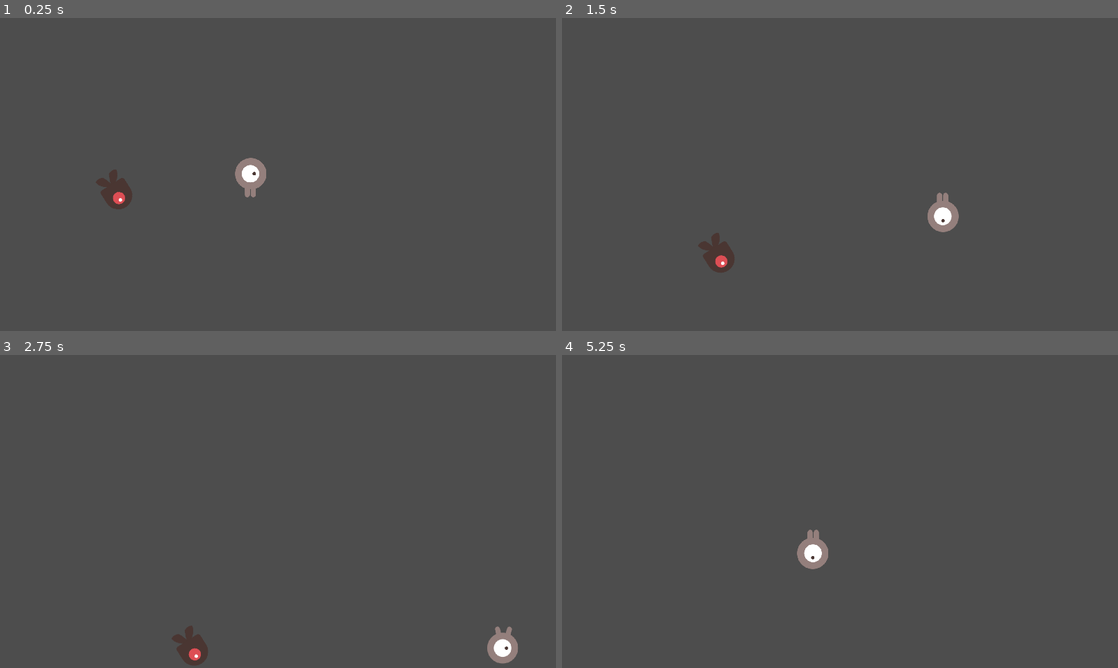
Above: before the commit, frames 1-4 (two rows, left to right).
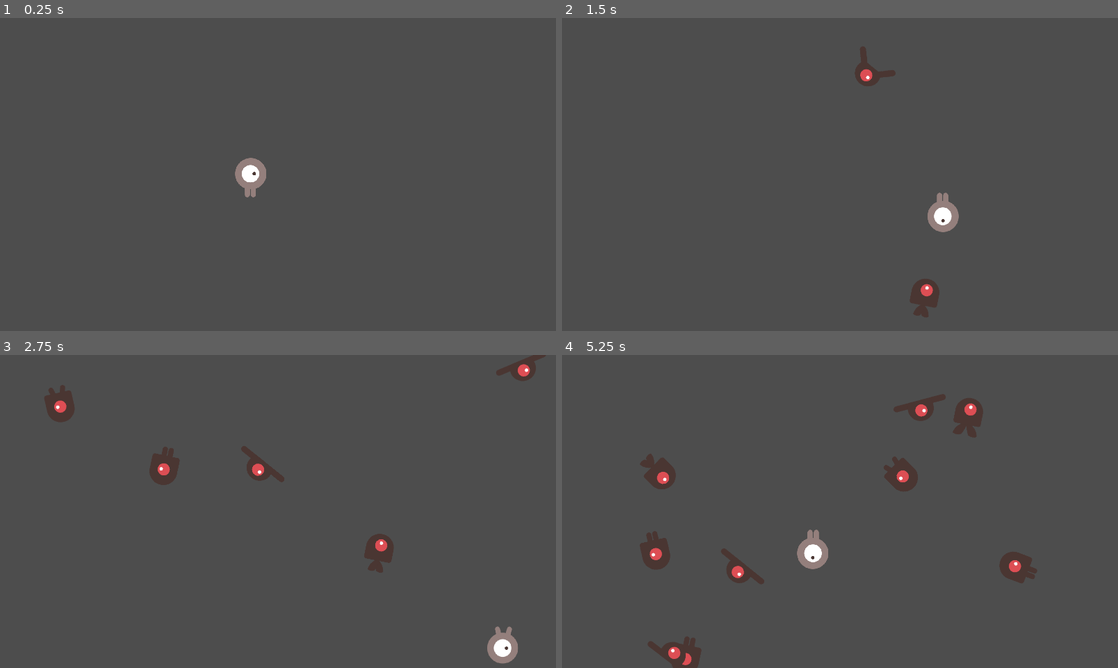
Above: after the commit, the same moments.

Repository: byrdsean/godot-dodge-the-creeps
Game: Godot game, scene res://main.tscn
Same seed, same stepped clock (60 frames per second), same inputs: the game is played once before the commit and once after it.
Inputs:
- Up to frame 1 (0.25 s): no input
- Up to frame 2 (1.5 s): hold Right (right) 0.53-1.28 s; hold Down (down) from 1.28 s (still down)
- Up to frame 3 (2.75 s): release Down (down) at 2.03 s; hold Right (right) from 2.03 s (still down)
- Up to frame 4 (5.25 s): release Right (right) at 2.78 s; hold Up (up) 2.78-3.53 s; hold Left (left) 3.53-5.03 s; hold Down (down) from 5.03 s (still down)

The runs differ from the first frame. In frame 1, 0.5% of the frame differs, in the area x 17-24%, y 48-62%; in frame 2, 1.3%; in frame 3, 2.5%; in frame 4, 3.5%, in the area x 14-86%, y 12-100%.

Commit message:
Added code to display enemies based on the perimeter of the game screen.

Diff:
--- a/enemy/enemy.gd
+++ b/enemy/enemy.gd
@@ -2,7 +2,7 @@
 
 @onready var animated_sprite = $AnimatedSprite2D
 
-const MIN_SPEED: int = 150
+const MIN_SPEED: int = 250
 const MAX_SPEED: int = 350
 const MIN_DAMAGE = 1
 const MAX_DAMAGE = 5
@@ -14,17 +14,7 @@
 	play_random_animation()
 
 
-func set_random_rotation() -> float:
-	var ninety_degrees = PI / 2
-	var forty_five_degrees = PI / 4
-
-	var random_deviation = randf_range(-forty_five_degrees, forty_five_degrees)
-	return ninety_degrees + random_deviation
-
-
 func set_velocity() -> void:
-	rotation = set_random_rotation()
-
 	var horizontal_velocity: int = randi_range(MIN_SPEED, MAX_SPEED)
 	var velocity_vector: Vector2 = Vector2(horizontal_velocity, 0)
 	linear_velocity = velocity_vector.rotated(rotation)
--- a/enemy/enemy.tscn
+++ b/enemy/enemy.tscn
@@ -48,6 +48,7 @@
 }]
 
 [node name="Enemy" type="RigidBody2D"]
+collision_mask = 0
 gravity_scale = 0.0
 script = ExtResource("1_y5vj3")
 metadata/_edit_group_ = true
@@ -61,5 +62,4 @@
 
 [node name="VisibleOnScreenNotifier2D" type="VisibleOnScreenNotifier2D" parent="."]
 
-[connection signal="body_shape_entered" from="." to="." method="_on_body_shape_entered"]
 [connection signal="screen_exited" from="VisibleOnScreenNotifier2D" to="." method="_on_visible_on_screen_notifier_2d_screen_exited"]
--- a/main.gd
+++ b/main.gd
@@ -1,9 +1,31 @@
 class_name Main extends Node2D
 
-# Called when the node enters the scene tree for the first time.
+@onready var boundary : PathFollow2D = $GameBoundary/BoundaryPath
+@onready var enemy_scene: PackedScene = preload("res://enemy/enemy.tscn")
+@onready var add_enemy_timer : Timer =  $AddEnemyTimer
+
 func _ready() -> void:
 	pass
 
 # Called every frame. 'delta' is the elapsed time since the previous frame.
 func _process(_delta: float) -> void:
 	pass
+
+
+func set_random_rotation() -> float:
+	var ninety_degrees = PI / 2
+	var forty_five_degrees = PI / 4
+
+	var random_deviation = randf_range(-forty_five_degrees, forty_five_degrees)
+	return ninety_degrees + random_deviation
+
+
+func _on_add_enemy_timer_timeout() -> void:
+	boundary.progress_ratio = randf()
+	var enemy_rotation = boundary.rotation + set_random_rotation()
+
+	var enemy: Enemy = enemy_scene.instantiate()
+	enemy.position = boundary.position
+	enemy.rotation = enemy_rotation
+
+	add_child(enemy)
--- a/main.tscn
+++ b/main.tscn
@@ -2,14 +2,28 @@
 
 [ext_resource type="Script" uid="uid://bsrai312cu0wy" path="res://main.gd" id="1_0xm2m"]
 [ext_resource type="PackedScene" uid="uid://cyb2l4838vaan" path="res://player/player.tscn" id="1_ig7tw"]
-[ext_resource type="PackedScene" uid="uid://d4daq83cgci6e" path="res://enemy/enemy.tscn" id="3_h2yge"]
+
+[sub_resource type="Curve2D" id="Curve2D_h2yge"]
+_data = {
+"points": PackedVector2Array(0, 0, 0, 0, 0, 0, 0, 0, 0, 0, 1918, 0, 0, 0, 0, 0, 1918, 1080, 0, 0, 0, 0, 0, 1080, 0, 0, 0, 0, 0, 0)
+}
+point_count = 5
 
 [node name="Main" type="Node2D"]
 script = ExtResource("1_0xm2m")
 
-[node name="Enemy" parent="." instance=ExtResource("3_h2yge")]
-position = Vector2(371, 553)
-
 [node name="Player" parent="." instance=ExtResource("1_ig7tw")]
 position = Vector2(866, 551)
 collision_priority = 1.0
+
+[node name="GameBoundary" type="Path2D" parent="."]
+position = Vector2(2, 0)
+curve = SubResource("Curve2D_h2yge")
+
+[node name="BoundaryPath" type="PathFollow2D" parent="GameBoundary"]
+
+[node name="AddEnemyTimer" type="Timer" parent="."]
+wait_time = 0.5
+autostart = true
+
+[connection signal="timeout" from="AddEnemyTimer" to="." method="_on_add_enemy_timer_timeout"]
--- a/player/player.gd
+++ b/player/player.gd
@@ -3,7 +3,7 @@
 @export var speed: int = 10
 @onready var animated_sprite: AnimatedSprite2D = $AnimatedSprite2D
 
-const TOTAL_HEALTH: int = 20
+const TOTAL_HEALTH: int = 10
 var current_health: int = TOTAL_HEALTH
 
 var movement_direction: Vector2 = Vector2.ZERO
--- a/player/player.tscn
+++ b/player/player.tscn
@@ -37,7 +37,6 @@
 [node name="Player" type="Area2D"]
 collision_priority = 2.0
 script = ExtResource("1_qjkh3")
-speed = null
 metadata/_edit_group_ = true
 
 [node name="AnimatedSprite2D" type="AnimatedSprite2D" parent="."]
